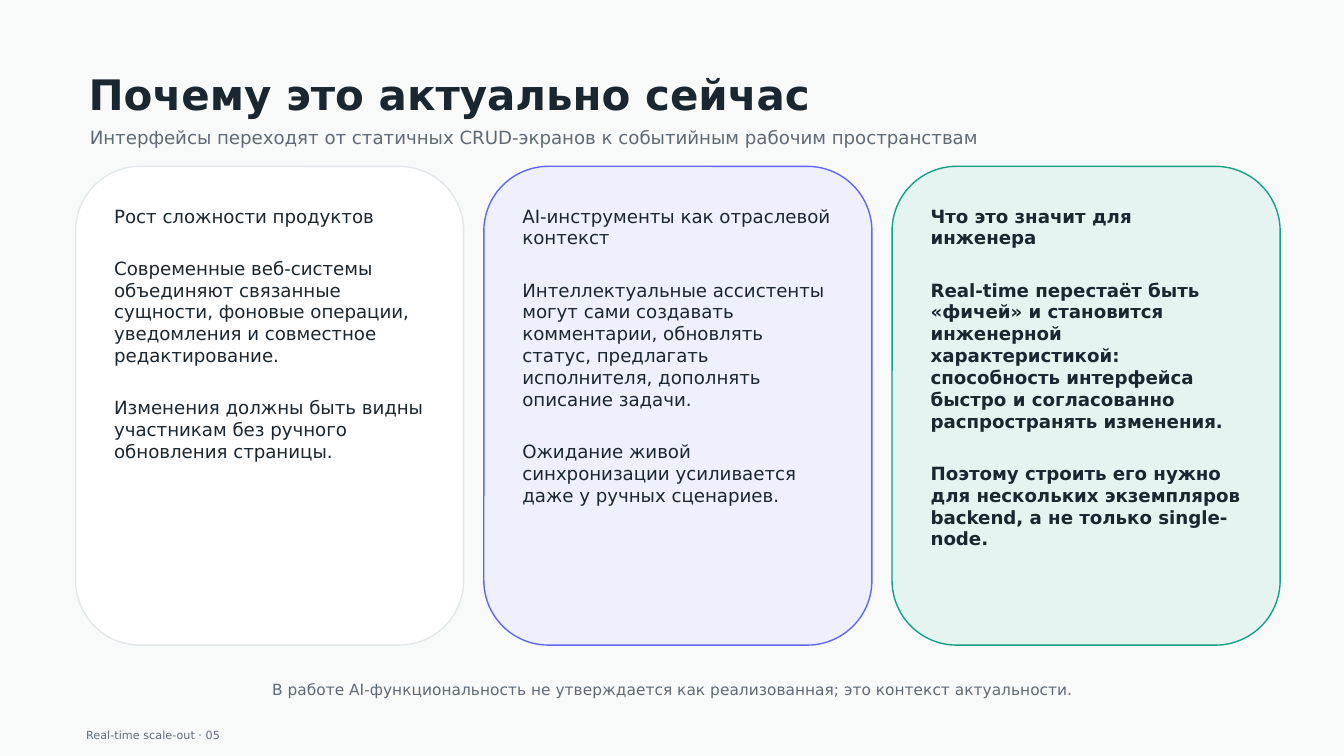
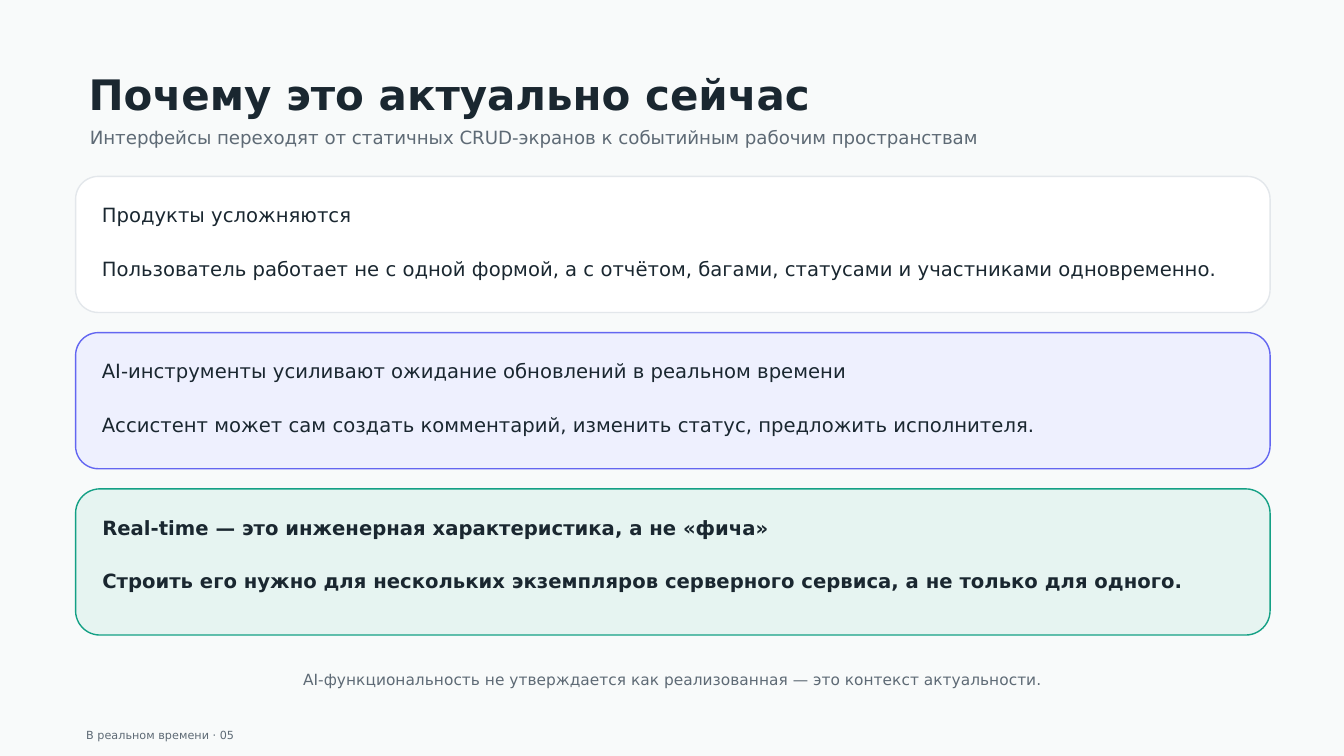
Before and after one commit to gently-whitesnow/final-qualifying-work, a slide deck: slide 5 of build/pptx/vkr-defense-draft.pptx. Drawn at 1344x756 pixels with LibreOffice and Linux fonts; fonts in the diff are those of the drawing. Boxes give left, top, right and bottom in pixels: in the first picture for what was removed or moved away, otherwise in the second. Text is boxed around its words. In the diff, an @@ line names an element or a change of style, - is before the commit and + after.

```diff
--- a/build/pptx/vkr-defense-draft.pptx
+++ b/build/pptx/vkr-defense-draft.pptx
@@ rounded rectangle "Продукты усложняются": place and size @@
-rounded rectangle "Продукты усложняются" at (76, 166, 464, 645)
+rounded rectangle "Продукты усложняются" at (76, 176, 1270, 313)
@@ text in rounded rectangle at (102, 207, 1215, 280): text changed; size 13 to 14 pt @@
-Рост сложности продуктов
-Современные веб-системы объединяют связанные сущности, фоновые операции, уведомления и совместное редактирование.
-Изменения должны быть видны участникам без ручного обновления страницы.
+Продукты усложняются
+Пользователь работает не с одной формой, а с отчётом, багами, статусами и участниками одновременно.
@@ rounded rectangle "AI-инструменты усиливают ожидание обновлений в ...": place and size @@
-rounded rectangle "AI-инструменты усиливают ожидание обновлений в ..." at (484, 166, 872, 645)
+rounded rectangle "AI-инструменты усиливают ожидание обновлений в ..." at (76, 333, 1270, 469)
@@ text in rounded rectangle at (102, 363, 1034, 436): text changed; size 13 to 14 pt @@
-AI-инструменты как отраслевой контекст
-Интеллектуальные ассистенты могут сами создавать комментарии, обновлять статус, предлагать исполнителя, дополнять описание задачи.
-Ожидание живой синхронизации усиливается даже у ручных сценариев.
+AI-инструменты усиливают ожидание обновлений в реальном времени
+Ассистент может сам создать комментарий, изменить статус, предложить исполнителя.
@@ rounded rectangle "Real-time — это инженерная характеристика, ...": place and size @@
-rounded rectangle "Real-time — это инженерная характеристика, ..." at (892, 166, 1280, 645)
+rounded rectangle "Real-time — это инженерная характеристика, ..." at (76, 489, 1270, 635)
@@ text in rounded rectangle at (102, 520, 1182, 593): text changed; size 13 to 14 pt @@
-Что это значит для инженера
-Real-time перестаёт быть «фичей» и становится инженерной характеристикой: способность интерфейса быстро и согласованно распространять изменения.
-Поэтому строить его нужно для нескольких экземпляров backend, а не только single-node.
+Real-time — это инженерная характеристика, а не «фича»
+Строить его нужно для нескольких экземпляров серверного сервиса, а не только для одного.
@@ text at (303, 674, 1041, 688): text changed @@
-В работе AI-функциональность не утверждается как реализованная; это контекст актуальности.
+AI-функциональность не утверждается как реализованная — это контекст актуальности.
@@ text at (86, 731, 234, 741): text changed @@
-Real-time scale-out · 05
+В реальном времени · 05
```
Also in this commit, not shown: 14 other slides changed, 3 slides added, 3 slides removed, 9 other files.
